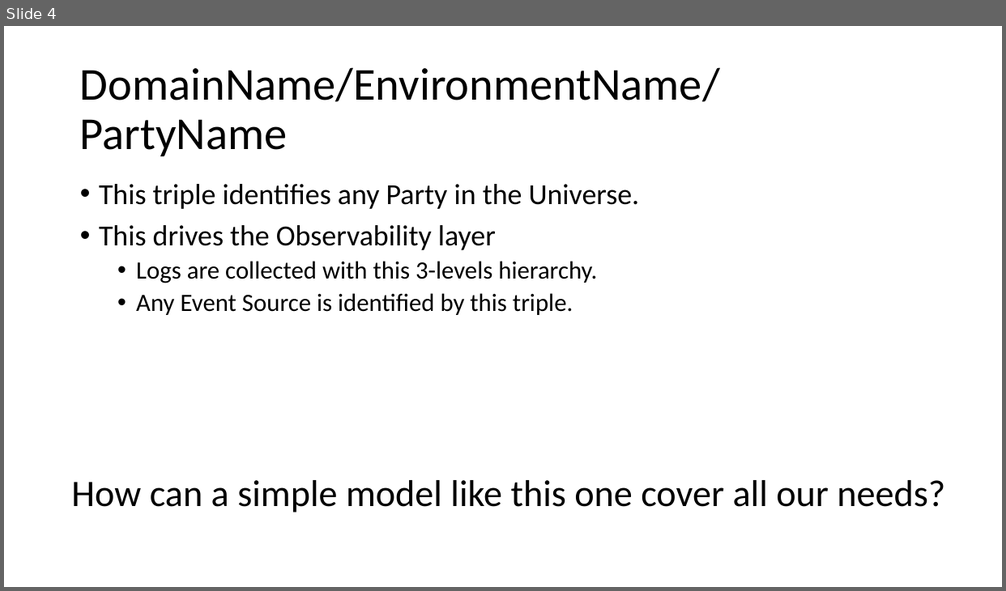
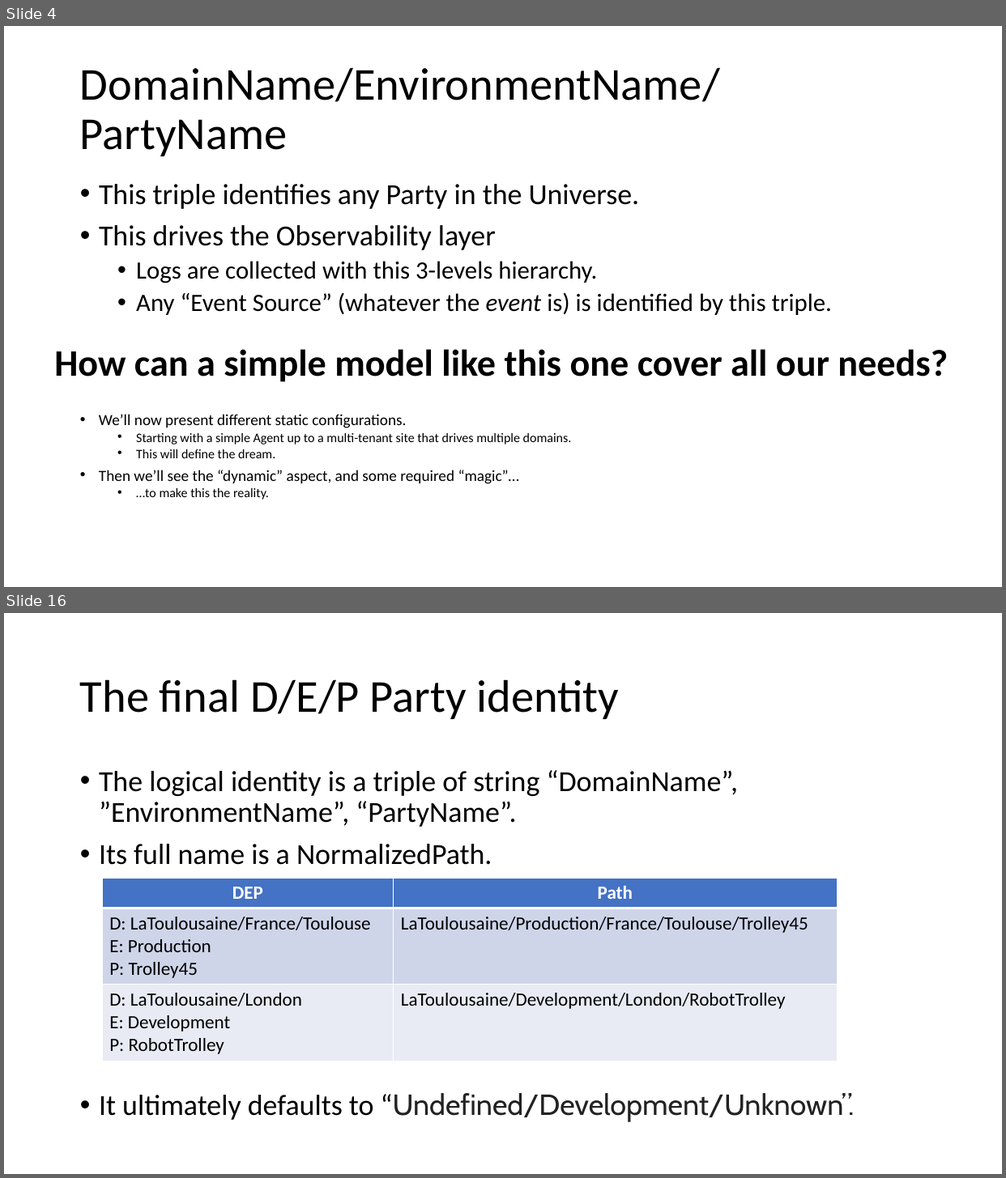
Before and after one commit to signature-opensource/CK-AppIdentity-Transport, a slide deck: Doc/CK-AppIdentity.pptx. Shown one above the other, each under a label of ours: slide 4 before the commit, slides 4 and 16 after it; the slides between them are not shown. The pictures are 1006x591 and 1006x1178 pixels, drawn with LibreOffice and Linux fonts; fonts in the diff are those of the drawing. Boxes give left, top, right and bottom in pixels: in the first picture for what was removed or moved away, otherwise in the second. Text is boxed around its words. In the diff, an @@ line names an element or a change of style, - is before the commit and + after.

Commit message:
Added start of Cris and PocoChannel.

```diff
--- a/Doc/CK-AppIdentity.pptx
+++ b/Doc/CK-AppIdentity.pptx
@@ slide 16 added at (4, 613, 1002, 1174), background #FFFFFF @@
@@ title added at (80, 679, 620, 719), 44 pt, text #000000 @@
+The final D/E/P Party identity
@@ text added at (99, 770, 854, 1122), 28 pt, text #000000 @@
+• The logical identity is a triple of string “DomainName”, ”EnvironmentName”, “PartyName”.
+• Its full name is a NormalizedPath.
+• It ultimately defaults to “Undefined/Development/Unknown”.
@@ table added at (102, 878, 837, 1059), 3 rows, 2 columns @@
+DEP | Path
+D: LaToulousaine/France/Toulouse / E: Production / P: Trolley45 | LaToulousaine/Production/France/Toulouse/Trolley45
+D: LaToulousaine/London / E: Development / P: RobotTrolley | LaToulousaine/Development/London/RobotTrolley
@@ slide 4 changed as well @@
@@ text at (136, 292, 832, 315): text changed @@
-  • Any Event Source is identified by this triple.
+  • Any “Event Source” (whatever the event is) is identified by this triple.
@@ text "How can a simple model ...": place and size @@
-text "How can a simple model ..." at (71, 480, 945, 513)
+text "How can a simple model ..." at (54, 349, 948, 382)
@@ text "How can a simple model ..." at (54, 349, 948, 382): bold on @@
@@ text added at (99, 414, 572, 500), 12.5 pt, text #000000 @@
+• We’ll now present different static configurations.
+  • Starting with a simple Agent up to a multi-tenant site that drives multiple domains.
+  • This will define the dream.
+• Then we’ll see the “dynamic” aspect, and some required “magic”…
+  • …to make this the reality.
```
Also in this commit, not shown: 2 other slides changed, 13 other slides added, 1 slide removed, 22 other files.
